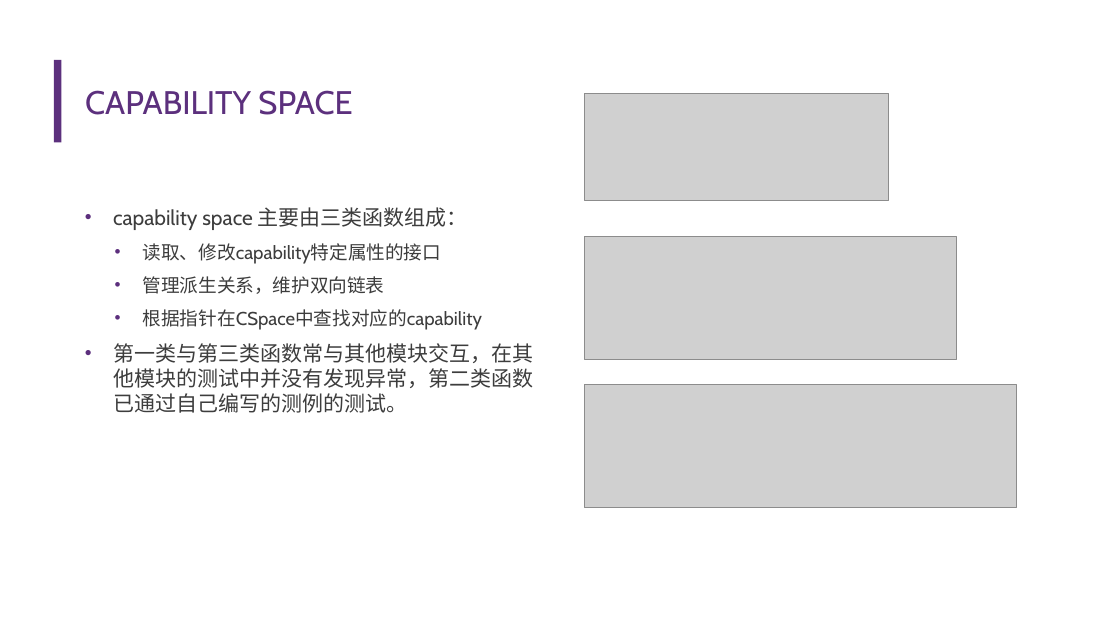
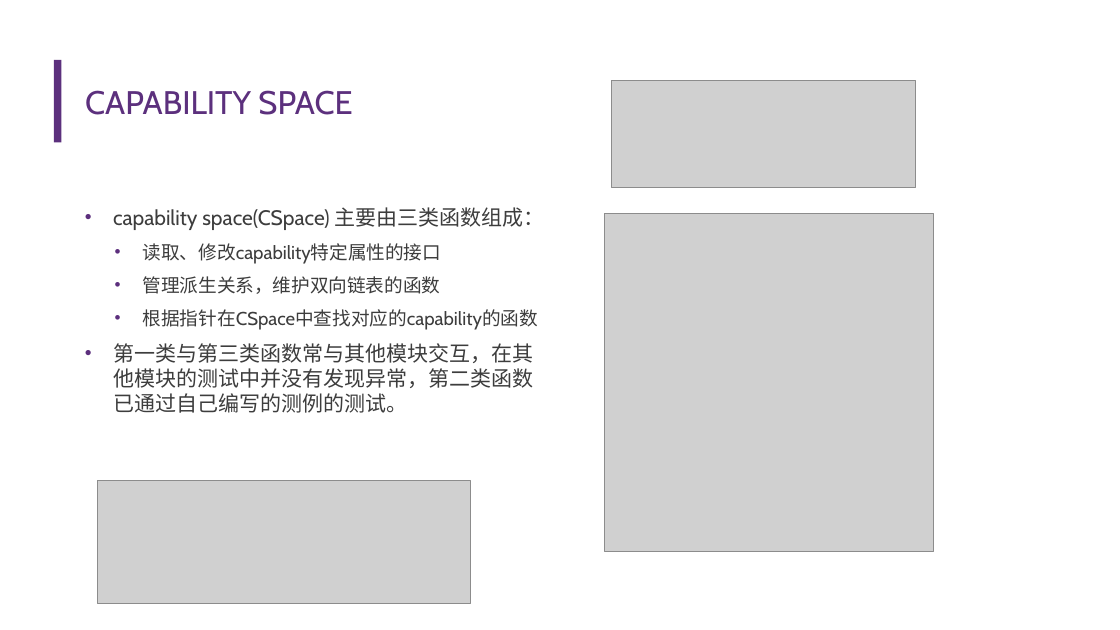
Before and after one commit to llh730/seL4-rust-implement, a slide deck: slide 7 of record/中期答辩——李龙昊.pptx. Drawn at 1120x630 pixels with LibreOffice and Linux fonts; fonts in the diff are those of the drawing; grey boxes stand for pictures; background and template pictures are left out. Boxes give left, top, right and bottom in pixels: in the first picture for what was removed or moved away, otherwise in the second. Text is boxed around its words. In the diff, an @@ line names an element or a change of style, - is before the commit and + after.

Commit message:
update ppt

```diff
--- a/record/中期答辩——李龙昊.pptx
+++ b/record/中期答辩——李龙昊.pptx
@@ picture: place and size @@
-picture at [585,93,889,200]
+picture at [612,81,916,187]
@@ text at [113,207,545,230]: text changed @@
-• capability space 主要由三类函数组成：
+• capability space(CSpace) 主要由三类函数组成：
@@ picture added at [605,214,933,552] @@
@@ text at [143,276,538,330]: text changed @@
-  • 管理派生关系，维护双向链表
-  • 根据指针在CSpace中查找对应的capability
+  • 管理派生关系，维护双向链表的函数
+  • 根据指针在CSpace中查找对应的capability的函数
@@ picture removed at [585,385,1017,507] @@
@@ picture: place and size @@
-picture at [585,237,957,360]
+picture at [97,481,470,603]
```
Also in this commit, not shown: 3 other slides changed, 1 other file.
